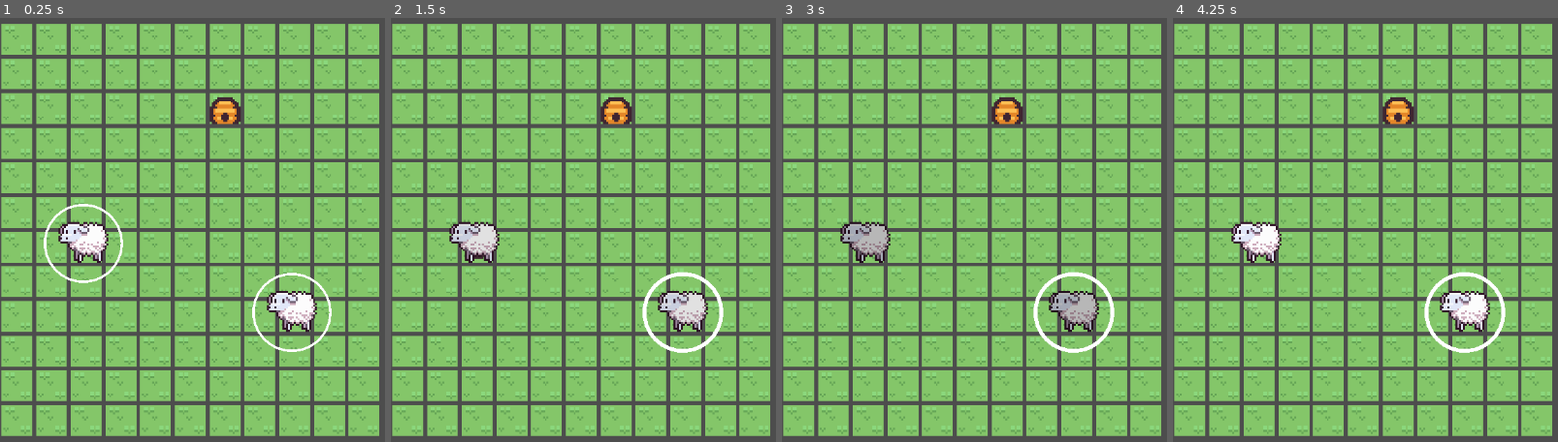
Above: before the commit, frames 1-4 (left to right).
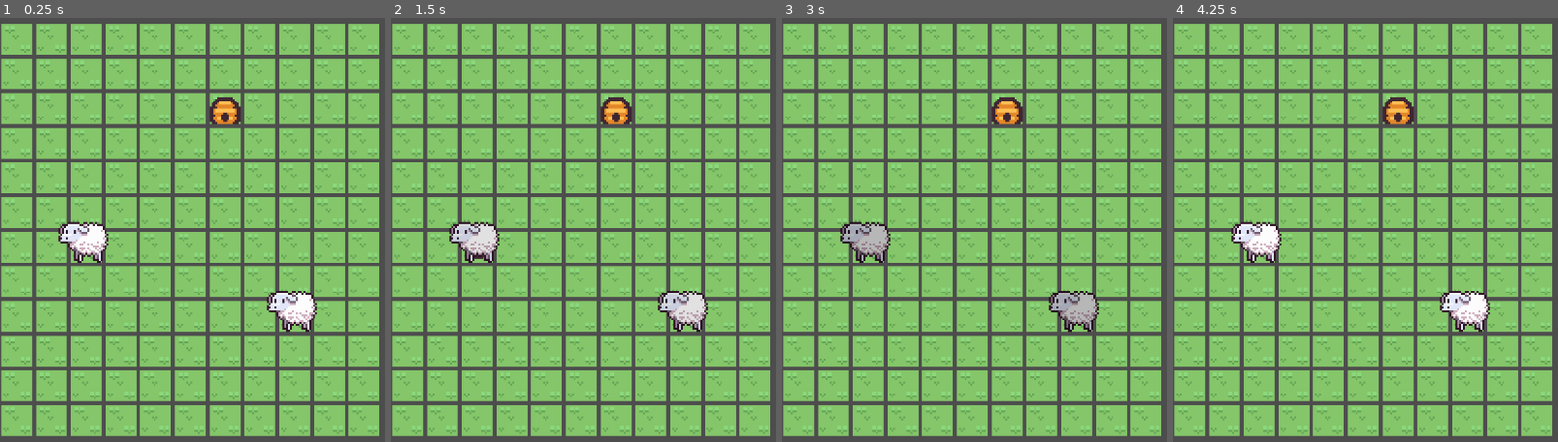
Above: after the commit, the same moments.

Repository: dkkdark/Yard
Game: Godot game, scene res://scene/game.tscn
Same seed, same stepped clock (60 frames per second), same inputs: the game is played once before the commit and once after it.
Inputs (mouse positions are in pixels of both pictures, inside the frame that each line leads up to):
- Up to frame 1 (0.25 s): no input
- Up to frame 2 (1.5 s): move the mouse to (683, 310) at 0.52 s; click (683, 310) at 0.67 s; move the mouse to (475, 242) at 1.27 s; click (475, 242) at 1.42 s
- Up to frame 3 (3 s): tap Enter at 2 s; move the mouse to (outside the picture) at 2.02 s; click (outside the picture) at 2.17 s; move the mouse to (1132, 323) at 2.77 s; click (1132, 323) at 2.92 s
- Up to frame 4 (4.25 s): move the mouse to (outside the picture) at 3.52 s; click (outside the picture) at 3.67 s

The runs differ from the first frame. In frame 1, 0.9% of the frame differs, in the area x 11-87%, y 43-79%; in frame 2, 0.7%; in frame 3, 0.7%; in frame 4, 0.7%.

Commit message:
circle drawing removed

Diff:
--- a/scene/sheep.gd
+++ b/scene/sheep.gd
@@ -2,10 +2,6 @@
 
 @onready var highlight_clickable: HighlightClickable = $HighlightClickable
 @onready var game_field: TileMap = $"../GameField"
-
-var _width : float = 4.4
-var _max_width : float = 5
-var _time : float = 0
 
 var is_animation_work = false
 var should_draw = false
@@ -62,24 +58,5 @@
 	if moving_allow:
 		global_position = global_position.move_toward(moving_position, 200*delta)
 
-	if is_animation_work:
-		animate_highliting(delta)
-	else:
-		_width = 2
-		queue_redraw()
-
 func play_highlight_animation():
 	$AnimationPlayer.play("highlighting")
-
-func animate_highliting(delta):
-	_time += delta
-	_width = abs(sin(_time) * _max_width)
-	queue_redraw()
-
-func _draw():
-	if should_draw:
-		var center = Vector2(0, 0)
-		var radius = 20
-		var points = 30
-		var color = Color(255, 255, 255)
-		draw_arc(center, radius, 0, TAU, points, color, _width)
